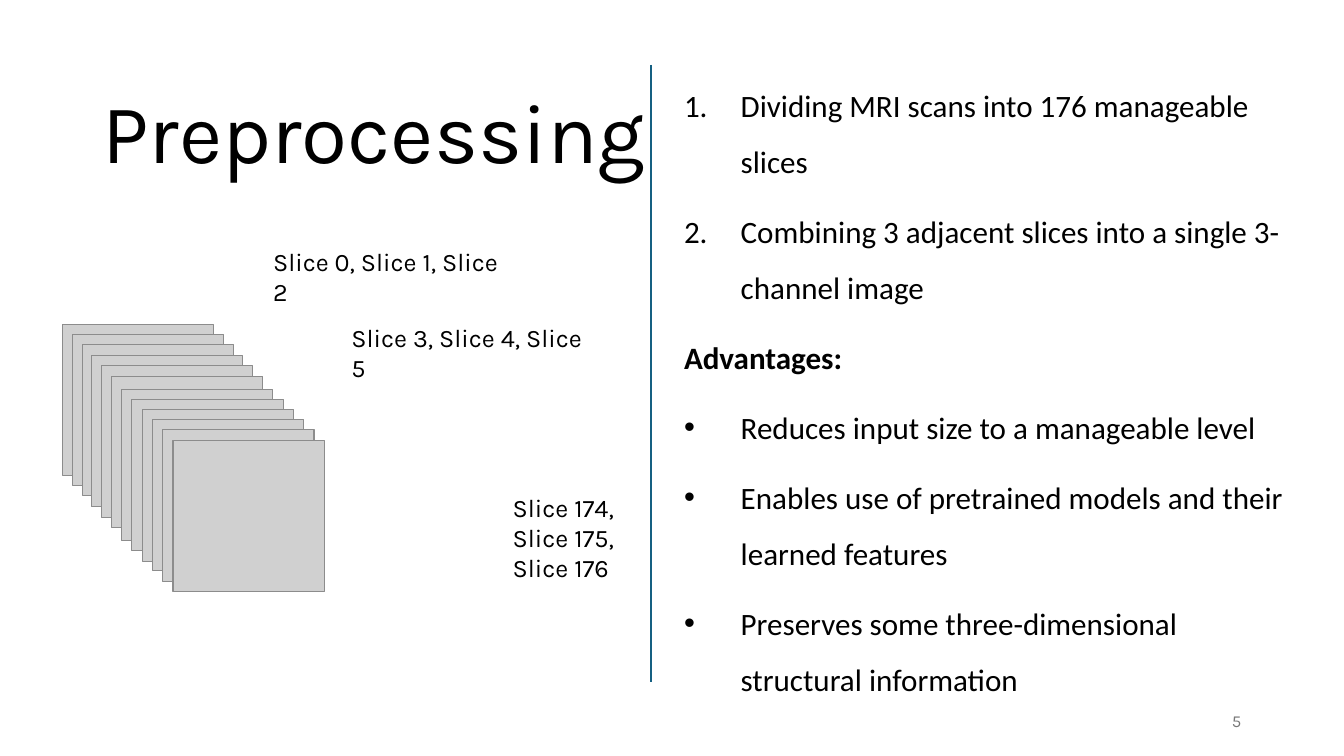
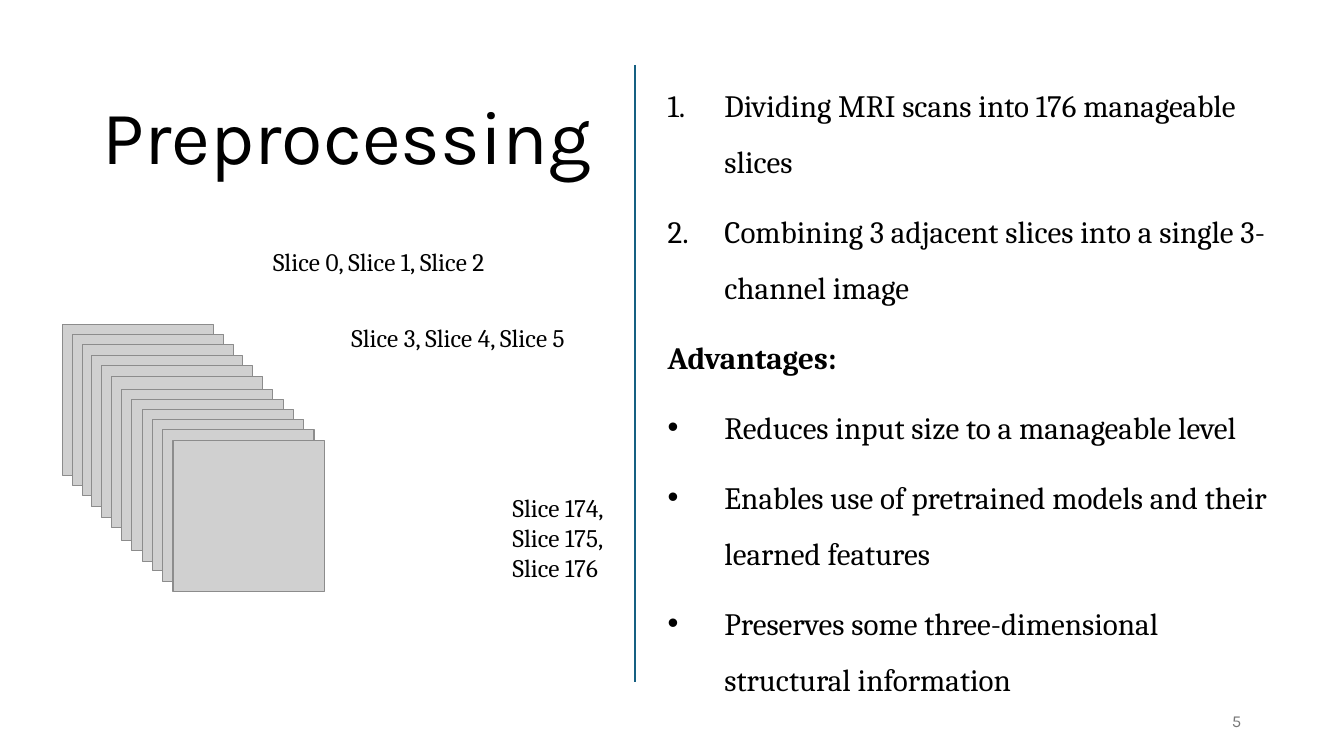
Before and after one commit to HenriSmidt/Alzheimer_Detection, a slide deck: slide 5 of Presentation.pptx. Drawn at 1344x756 pixels with LibreOffice and Linux fonts; fonts in the diff are those of the drawing; grey boxes stand for pictures. Boxes give left, top, right and bottom in pixels: in the first picture for what was removed or moved away, otherwise in the second. Text is boxed around its words. In the diff, an @@ line names an element or a change of style, - is before the commit and + after.

```diff
--- a/Presentation.pptx
+++ b/Presentation.pptx
@@ text "Preprocessing" at [102,112,591,183]: size 60 to 54 pt @@
@@ line moved from (651, 65) - (651, 682) to (635, 65) - (635, 682) @@
@@ text "Dividing MRI scans into 176 ...": place and size @@
-text "Dividing MRI scans into 176 ..." at [684,95,1282,692]
+text "Dividing MRI scans into 176 ..." at [668,95,1267,692]
@@ text "Dividing MRI scans into 176 ..." at [668,95,1267,692]: font Calibri to Cambria @@
@@ font Karla to Cambria in 3 elements at [513,499,604,577], [273,253,484,275], [351,329,565,350] @@
```
Also in this commit, not shown: 10 other slides changed, 6 slides added, 2 slides removed, 2 other files.
